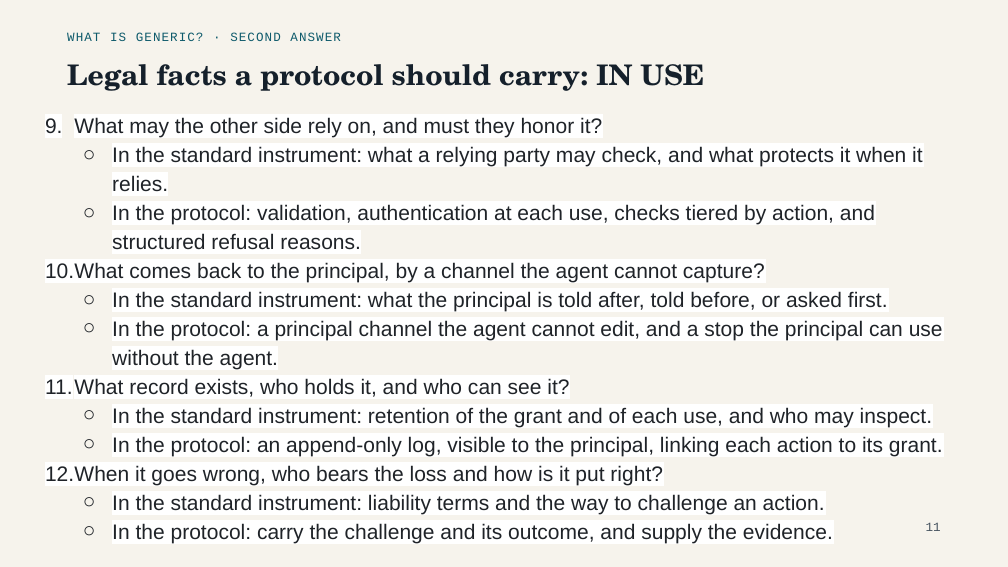
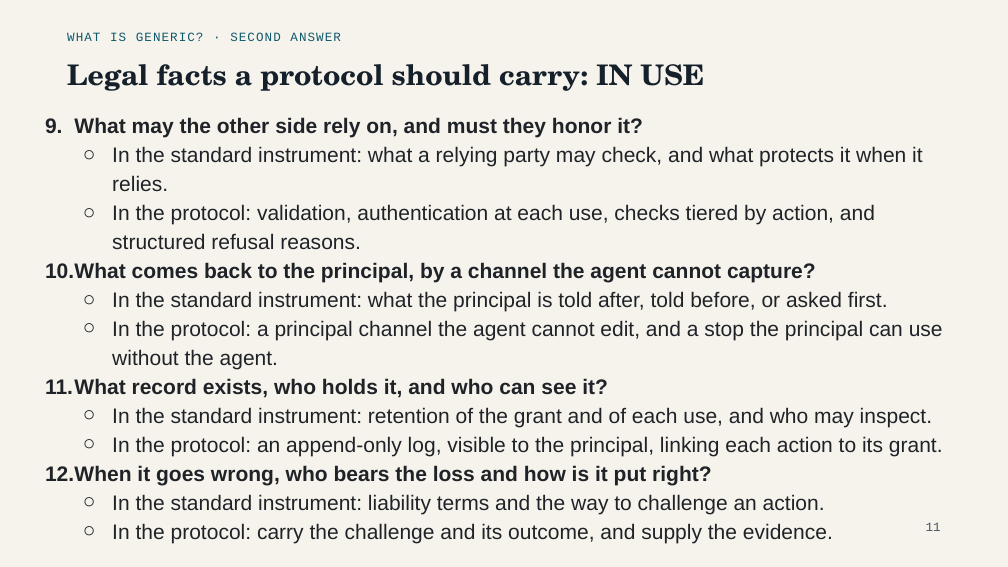
Before and after one commit to dazzaji/agent4whom, a slide deck: slide 14 of slides/IETF-Talk-V-0-6.pptx. Drawn at 1008x567 pixels with LibreOffice and Linux fonts; fonts in the diff are those of the drawing. Boxes give left, top, right and bottom in pixels: in the first picture for what was removed or moved away, otherwise in the second. Text is boxed around its words. In the diff, an @@ line names an element or a change of style, - is before the commit and + after.

```diff
--- a/slides/IETF-Talk-V-0-6.pptx
+++ b/slides/IETF-Talk-V-0-6.pptx
@@ text "What may the other side ..." at <box>45,117,943,543</box>: highlight #FFFFFF to none; bold on in "What may the other side rely on, ...", "What comes back to the principal, by ...", "What record exists, who holds it, and ...", "When it goes wrong, who bears the ..." @@
```
Also in this commit, not shown: 3 other slides changed.
